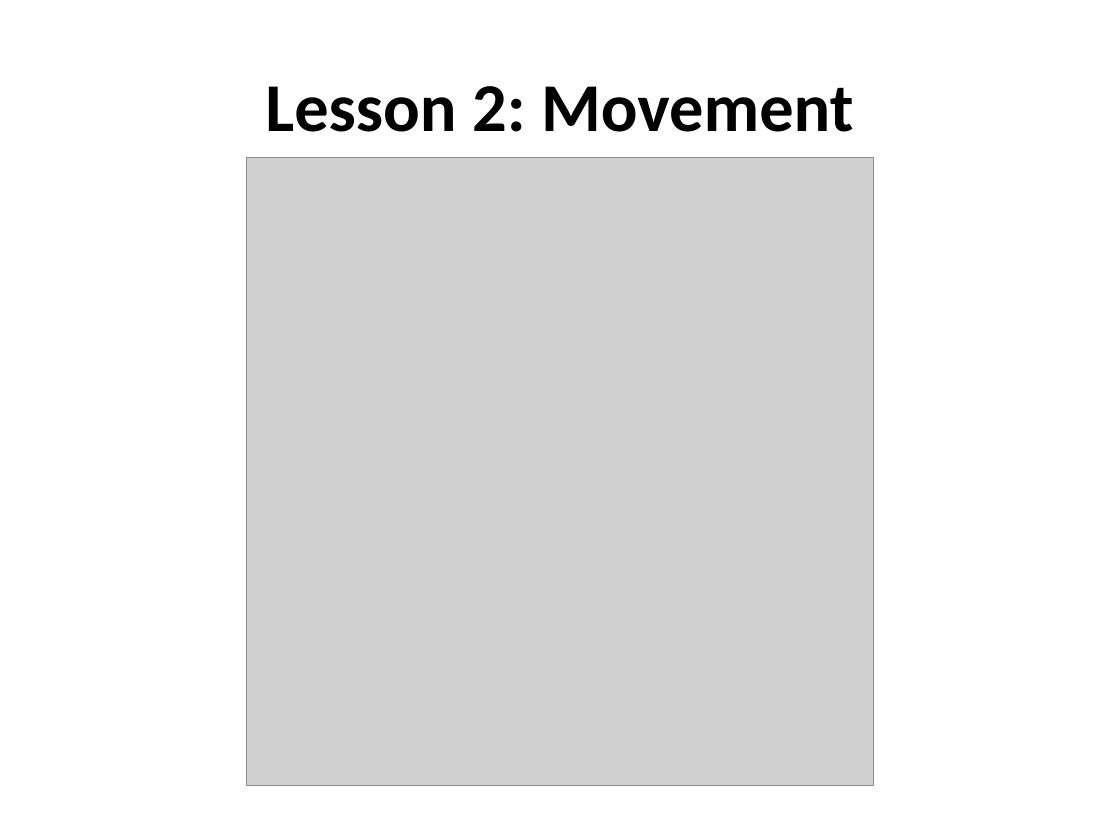
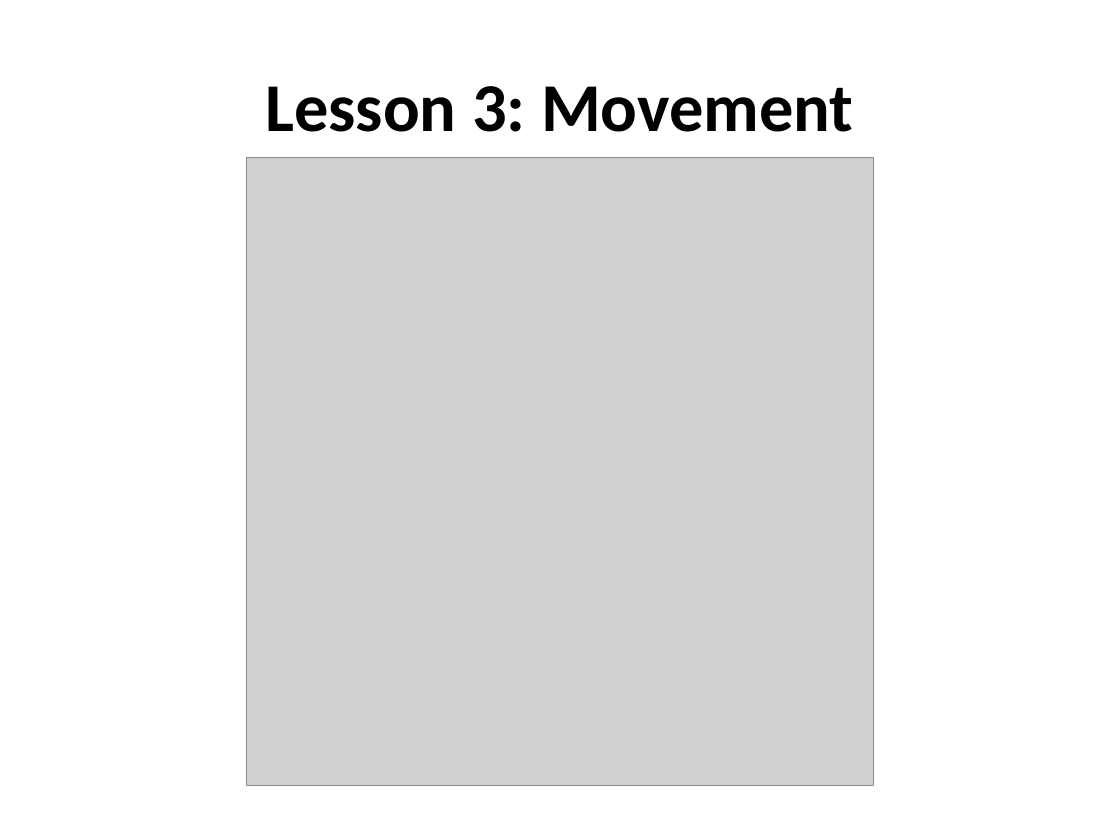
Before and after one commit to uva-graphics/webgl, a slide deck: slide 31 of slides.pptx. Drawn at 1120x840 pixels with LibreOffice and Linux fonts; fonts in the diff are those of the drawing; grey boxes stand for pictures. Boxes give left, top, right and bottom in pixels: in the first picture for what was removed or moved away, otherwise in the second. Text is boxed around its words. In the diff, an @@ line names an element or a change of style, - is before the commit and + after.

```diff
--- a/slides.pptx
+++ b/slides.pptx
@@ title at [265, 86, 853, 132]: text changed @@
-Lesson 2: Movement
+Lesson 3: Movement
```
Also in this commit, not shown: 11 slides added, 12 other files.
